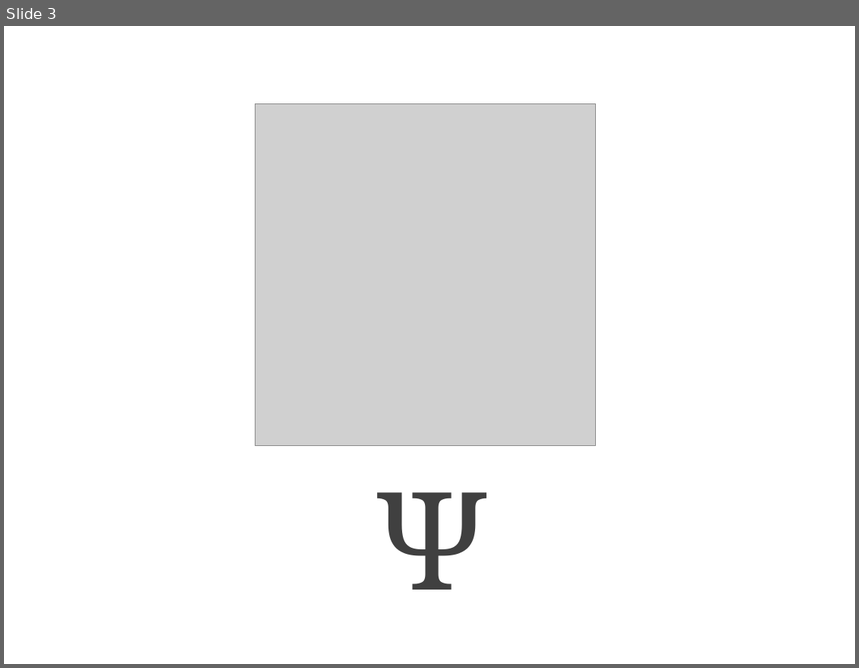
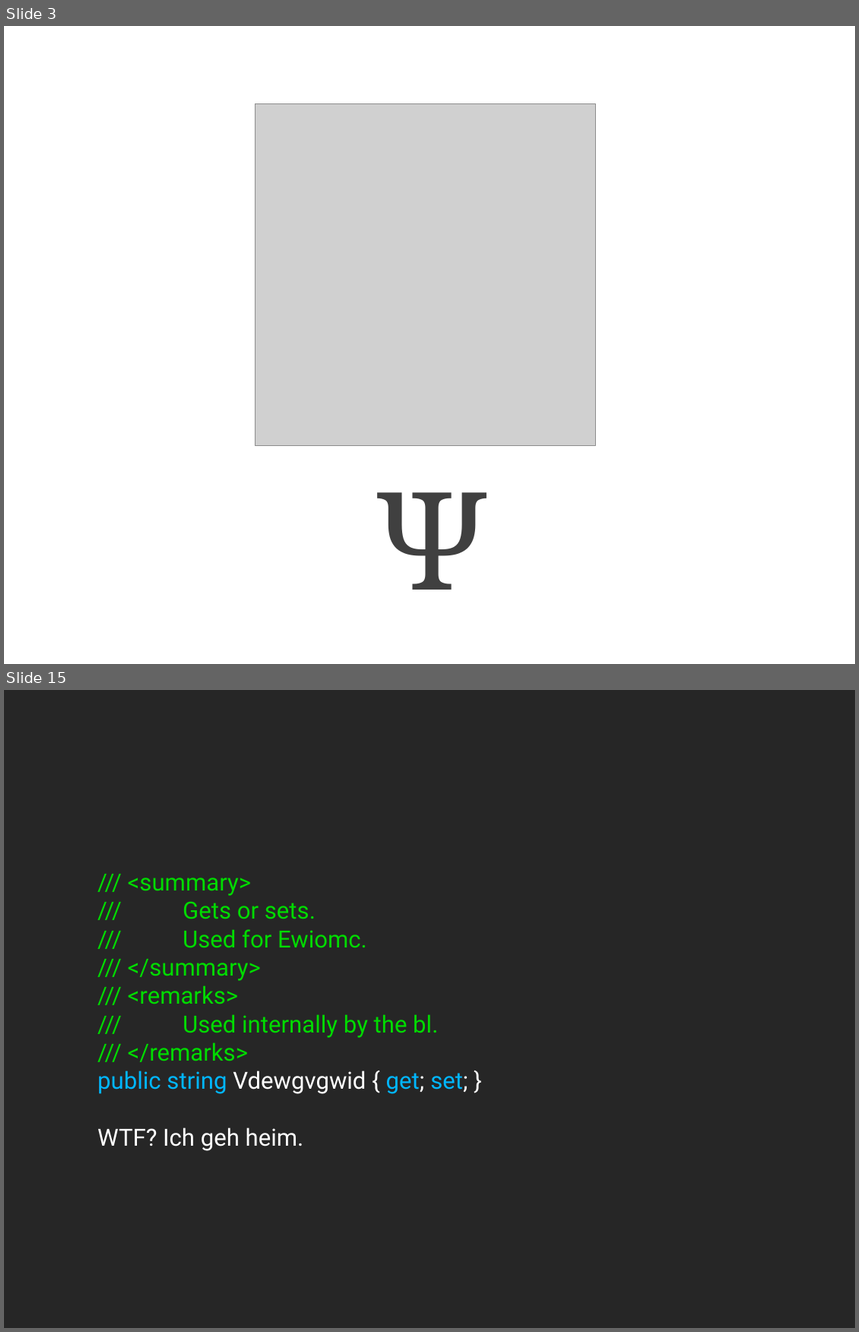
Before and after one commit to cessor/empathiccode, a slide deck: WeaselWords-DotnetDevCon.pptx. Shown one above the other, each under a label of ours: slide 3 before the commit, slides 3 and 15 after it; the slides between them are not shown. The pictures are 859x668 and 859x1332 pixels, drawn with LibreOffice and Linux fonts; fonts in the diff are those of the drawing; grey boxes stand for pictures. Boxes give left, top, right and bottom in pixels: in the first picture for what was removed or moved away, otherwise in the second. Text is boxed around its words. In the diff, an @@ line names an element or a change of style, - is before the commit and + after.

```diff
--- a/WeaselWords-DotnetDevCon.pptx
+++ b/WeaselWords-DotnetDevCon.pptx
@@ slide 15 added at <box>4,690,855,1328</box>, background #FFFFFF @@
@@ title added at <box>4,690,855,1328</box>, fill #262626, 20 pt, text #00DB00 @@
+/// <summary>
+/// Gets or sets.
+/// Used for Ewiomc.
+/// </summary>
+/// <remarks>
+/// Used internally by the bl.
+/// </remarks>
+public string Vdewgvgwid { get; set; }
+WTF? Ich geh heim.
```
Also in this commit, not shown: 1 slide changed, 50 other slides added, 68 slides removed, 1 other file.
